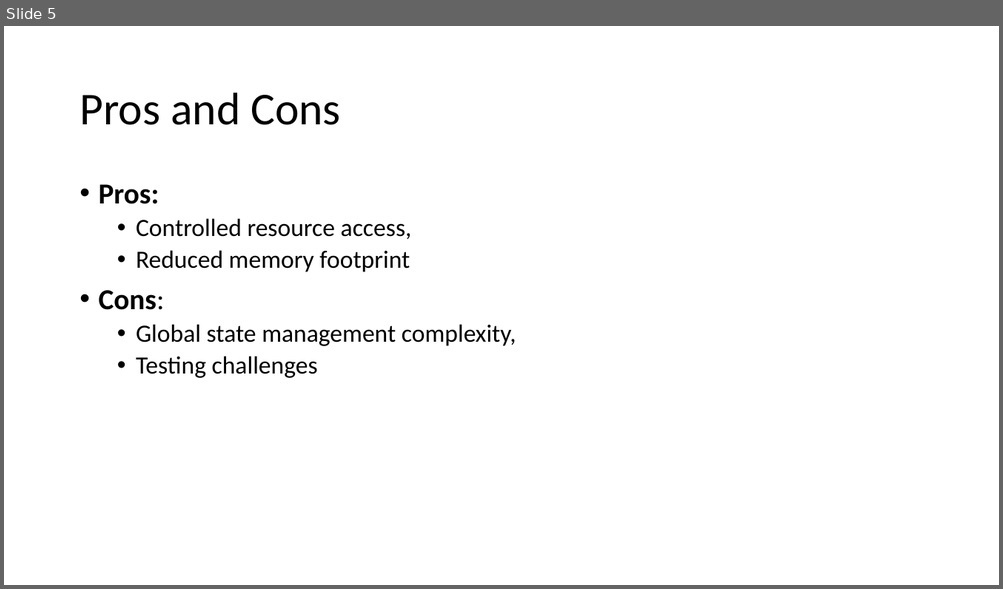
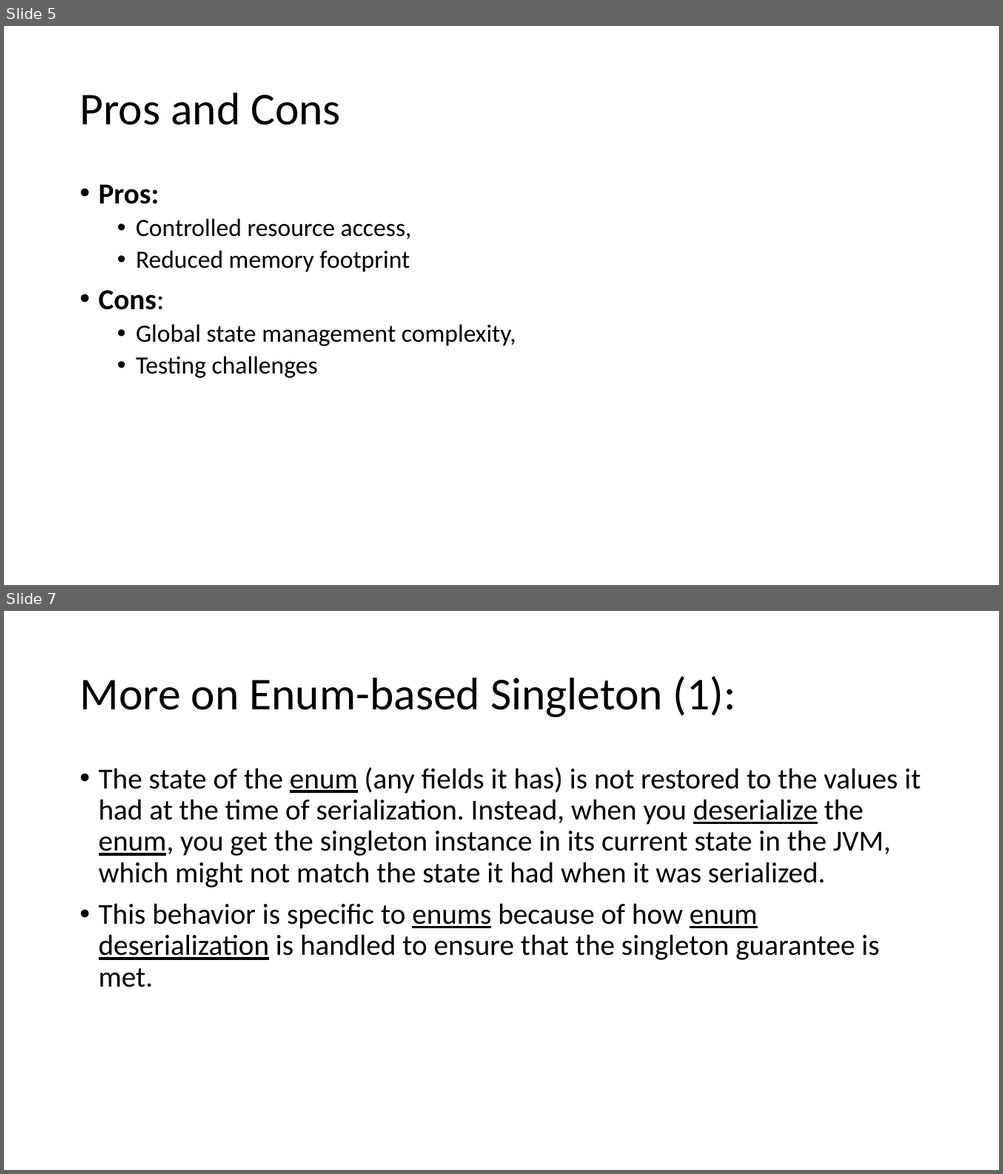
Before and after one commit to ChenTheInstructor/CSE248, a slide deck: Singleton Design Pattern.pptx. Shown one above the other, each under a label of ours: slide 5 before the commit, slides 5 and 7 after it; the slides between them are not shown. The pictures are 1003x589 and 1003x1174 pixels, drawn with LibreOffice and Linux fonts; fonts in the diff are those of the drawing. Boxes give left, top, right and bottom in pixels: in the first picture for what was removed or moved away, otherwise in the second. Text is boxed around its words. In the diff, an @@ line names an element or a change of style, - is before the commit and + after.

```diff
--- a/Singleton Design Pattern.pptx
+++ b/Singleton Design Pattern.pptx
@@ slide 7 added at (x1=4, y1=611, x2=999, y2=1170), background #FFFFFF @@
@@ title added at (x1=79, y1=676, x2=736, y2=718), 44 pt, text #000000 @@
+More on Enum-based Singleton (1):
@@ text added at (x1=99, y1=767, x2=920, y2=988), 28 pt, text #000000 @@
+• The state of the enum (any fields it has) is not restored to the values it had at the time of serialization. Instead, when you deserialize the enum, you get the singleton instance in its current state in the JVM, which might not match the state it had when it was serialized.
+• This behavior is specific to enums because of how enum deserialization is handled to ensure that the singleton guarantee is met.
```
Also in this commit, not shown: 1 slide changed, 3 other slides added, 21 other files.
